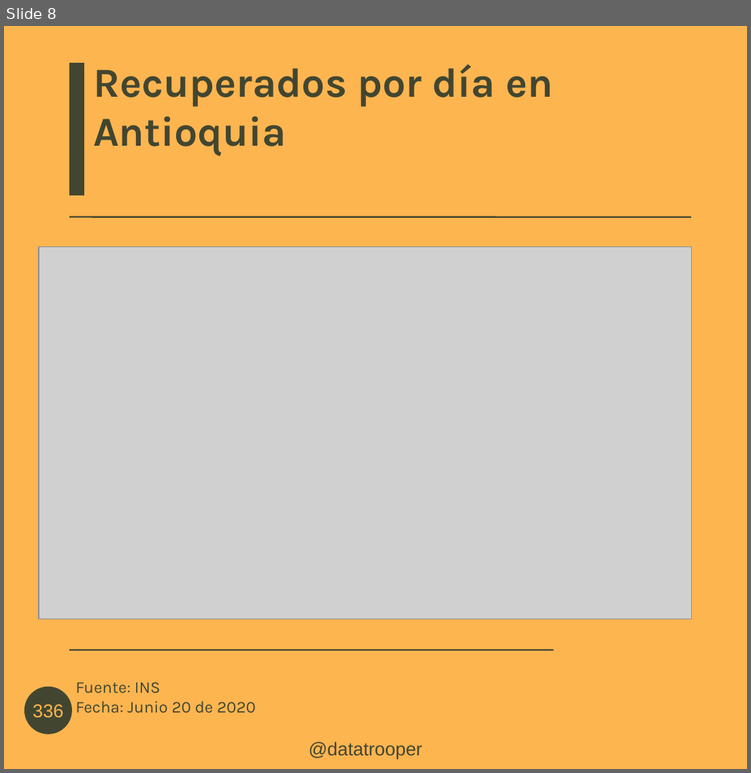
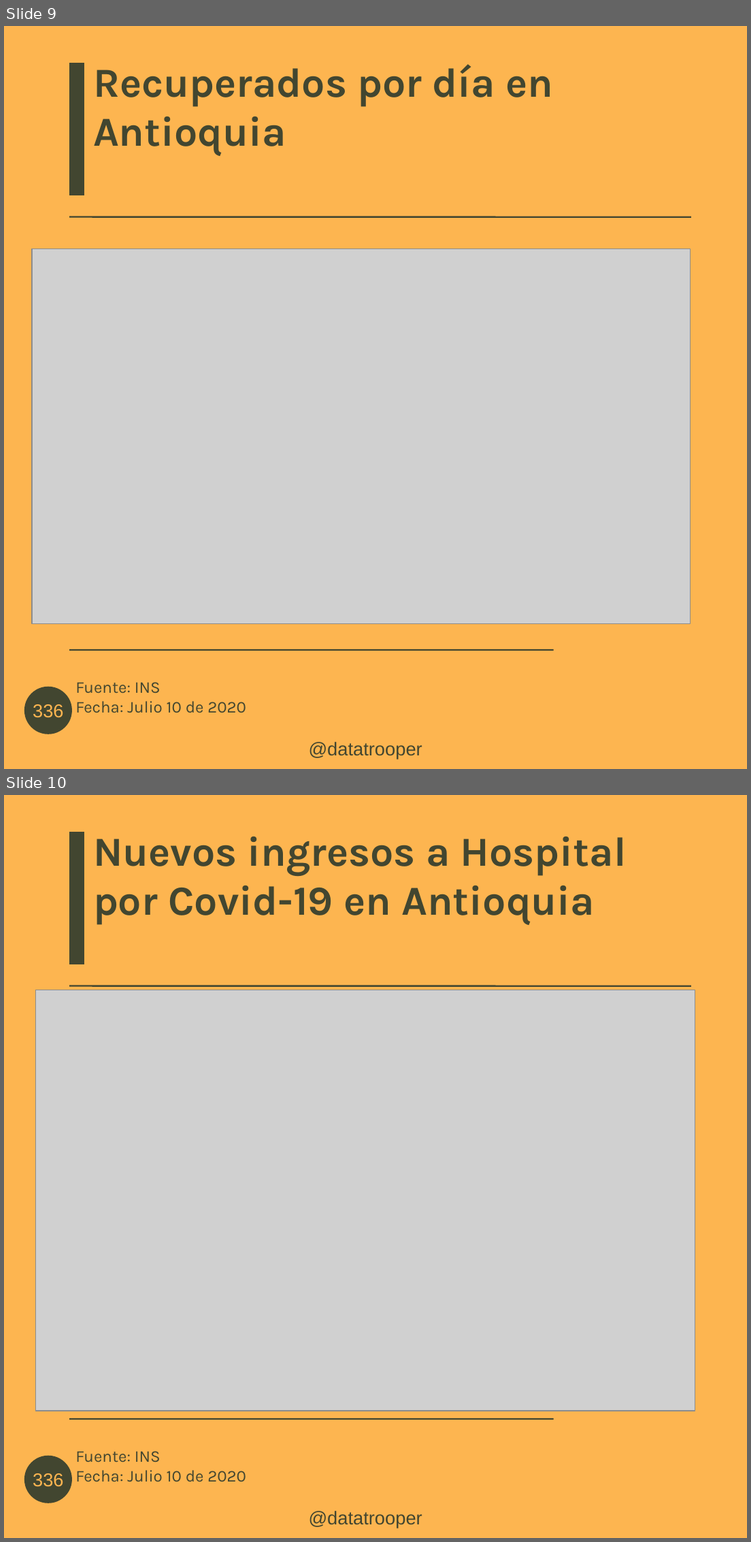
Before and after one commit to datatrooper/instatrooper, a slide deck: styles/covid antioquia junio 22.odp. Shown one above the other, each under a label of ours: slide 8 before the commit, slides 9 and 10 after it. The pictures are 751x773 and 751x1542 pixels, drawn with LibreOffice and Linux fonts; fonts in the diff are those of the drawing; grey boxes stand for pictures; background and template pictures are left out. Boxes give left, top, right and bottom in pixels: in the first picture for what was removed or moved away, otherwise in the second. Text is boxed around its words. In the diff, an @@ line names an element or a change of style, - is before the commit and + after.

```diff
--- a/styles/covid antioquia junio 22.odp
+++ b/styles/covid antioquia junio 22.odp
@@ slide 10 added at (x1=4, y1=795, x2=747, y2=1538), background #FDB550; not listed: 6 template elements that a slide beside it also shows @@
@@ title added at (x1=93, y1=836, x2=626, y2=925), 40 pt, text #424630, bold @@
+Nuevos ingresos a Hospital por Covid-19 en Antioquia
@@ picture added at (x1=36, y1=989, x2=695, y2=1410) @@
@@ what was slide 8 is now slide 9 @@
@@ slide 9 changed as well @@
@@ picture resized from (x1=39, y1=247, x2=691, y2=620) to (x1=32, y1=249, x2=690, y2=623) @@
@@ text at (x1=75, y1=682, x2=246, y2=713): text changed @@
-Fuente: INS
-Fecha: Junio 20 de 2020
+Fuente: INS
+Fecha: Julio 10 de 2020
```
Also in this commit, not shown: 5 other slides changed, 3 other slides added, 5 slides removed, 25 other files.
